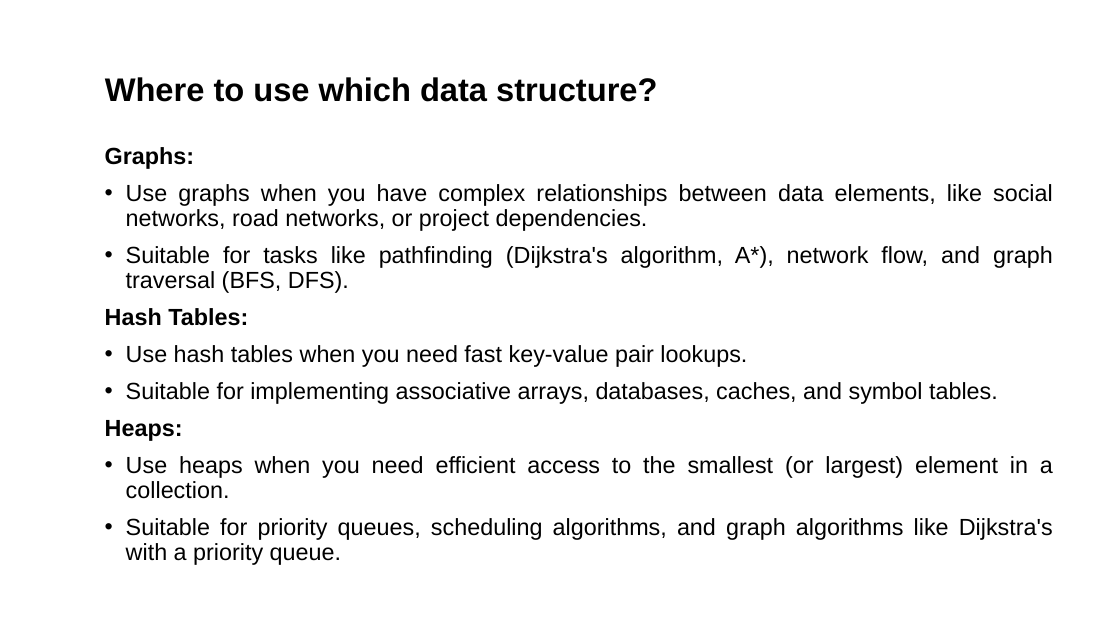
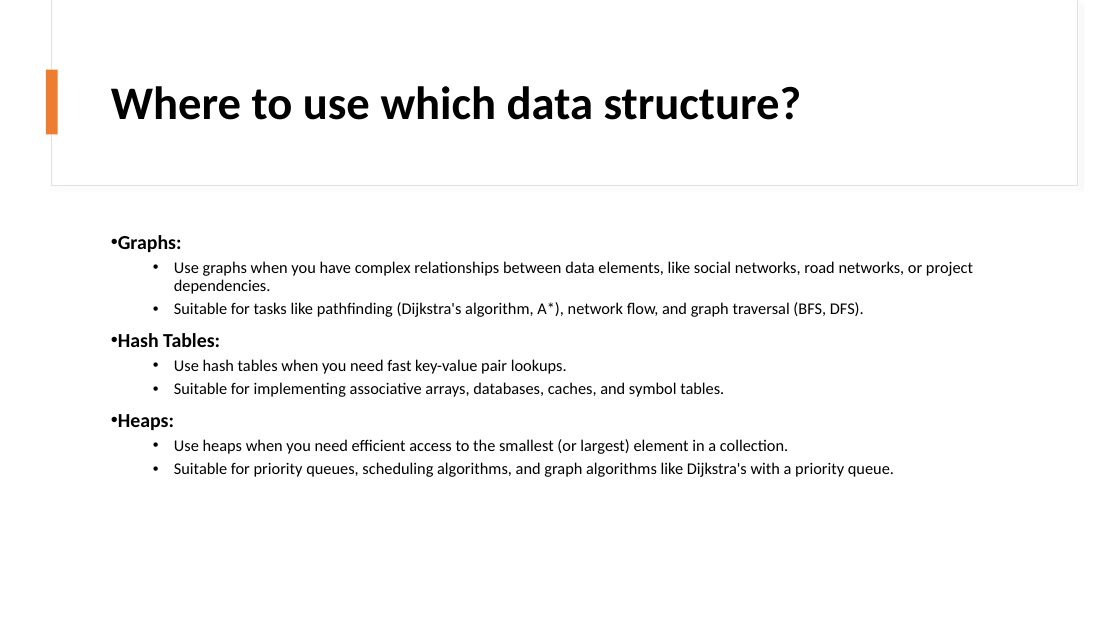
Before and after one commit to alaminbhuyan/DSA-In-Python, a slide deck: slide 10 of Data Structure & Algorithm PDF/DSA.pptx. Drawn at 1120x630 pixels with LibreOffice and Linux fonts; fonts in the diff are those of the drawing. Boxes give left, top, right and bottom in pixels: in the first picture for what was removed or moved away, otherwise in the second. Text is boxed around its words. In the diff, an @@ line names an element or a change of style, - is before the commit and + after.

```diff
--- a/Data Structure & Algorithm PDF/DSA.pptx
+++ b/Data Structure & Algorithm PDF/DSA.pptx
@@ rectangle added at box(51, 0, 1077, 186), fill #FFFFFF, outline #E1E1E1 0.75 pt @@
@@ rectangle added at box(52, 0, 1077, 185), fill #FFFFFF @@
@@ text "Where to use which data ...": place and size @@
-text "Where to use which data ..." at box(105, 77, 657, 102)
+text "Where to use which data ..." at box(111, 86, 802, 120)
@@ text "Where to use which data ..." at box(111, 86, 802, 120): size 28 to 40 pt, font Arial to Calibri; more space between paragraphs @@
@@ rectangle added at box(46, 70, 58, 134), fill #ED7D31 @@
@@ text "Graphs:": place and size @@
-text "Graphs:" at box(105, 147, 1053, 565)
+text "Graphs:" at box(118, 235, 973, 477)
@@ text "Graphs:" at box(118, 235, 973, 477): size 20 to 17 pt in "Graphs:", "Hash Tables:", "Heaps:"; font Arial to Calibri, size 20 to 14 pt; alignment justified to left; bullet none to •; list level 1 to 2 in "Use graphs when you have ..."; list level 1 to 2 in "Suitable for tasks like pathfinding ..."; list level 1 to 2 in "Use hash tables when you ..."; list level 1 to 2 in "Suitable for implementing associative arrays, ..."; list level 1 to 2 in "Use heaps when you need ..."; list level 1 to 2 in "Suitable for priority queues, scheduling ..." @@
```
Also in this commit, not shown: 9 other slides changed, 1 other file.
